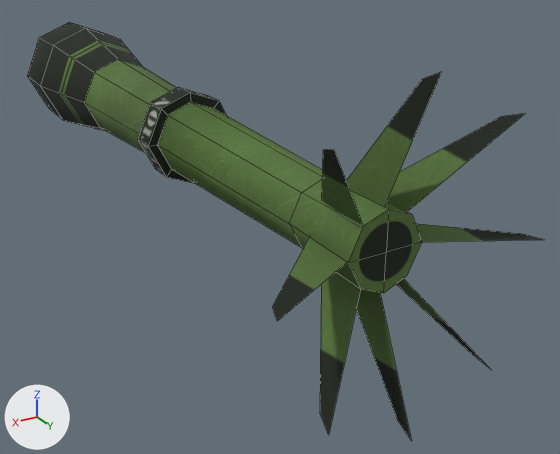
The FBX model Zombie Blaster/Assets/Art/Weapons/Rocket/rocket.fbx: old version first, new version second.
One viewpoint serves both versions: a camera (50 mm lens) standing at (0.076, 0.207, 0.095) and looking at (-0.023, 0.041, 0.012). Every picture has the same lights, and +X, +Y and +Z are marked at lower left. Mesh edges are drawn as thin lines. Where no turn or scale is listed for an object, it has been applied to the vertices.
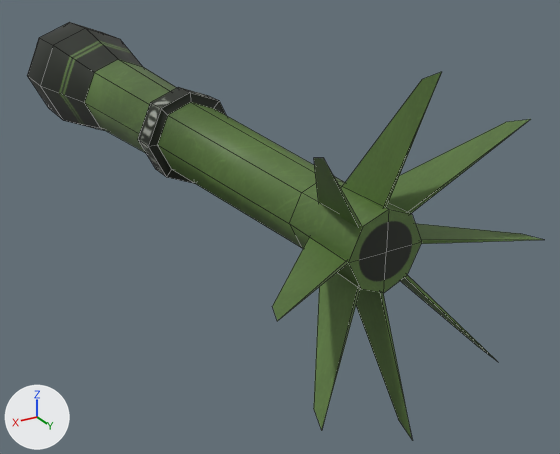
Where the newer file only moved an object's origin or applied its transform, the numbers keep the older frame.

Pixel boxes (x1, y1, x2, y2) of what changed, in the pictures (560 x 454 px; the box of a moved part takes in the faces that stretch with it):
'polySurface12', reshaped: before (27, 22, 543, 440); after (27, 22, 543, 439)
part 1 of me_polysurface12, rebuilt (15% wider): before (320, 272, 360, 435); after (314, 273, 360, 430)
part 2 of me_polysurface12, moved or reshaped: before (28, 23, 525, 368); after (28, 23, 543, 432)
part 3 of me_polysurface12, surface changed (black to green): before (272, 72, 543, 440); after (272, 259, 412, 439)

Patch to the scene script:
```diff
--- a/Zombie Blaster/Assets/Art/Weapons/Rocket/rocket.fbx.py
+++ b/Zombie Blaster/Assets/Art/Weapons/Rocket/rocket.fbx.py
@@ mat_phong1 @@
+mat_phong1 = principled_material('phong1')
+mat_phong1.texture = img_rocketuv_color_green_jpg
+mat_phong1.roughness = 0.553
@@ me_polysurface12 @@
 # used by ob_polysurface12; location = (0.0003, 0.0135, 0.0396)
-me_polysurface12.from_pydata(...)  # 114 vertices, 88 faces; spans x -0.027..0.027, y -0.111..0.111, z -0.032..0.032
-me_polysurface12.materials.append(mat_blinn1)  # picture img_rocketuv_color_green_jpg
+me_polysurface12.from_pydata(...)  # 122 vertices, 104 faces; spans x -0.027..0.027, y -0.111..0.111, z -0.032..0.032
+# me_polysurface12 part 1: the loose piece of 4 vertices spanning x 0.004..0.018, y 0.088..0.111, z -0.024..-0.005 is rebuilt with 5 vertices and now spans x 0.003..0.019, y 0.088..0.111, z -0.022..-0.004, in mat_phong1 (picture img_rocketuv_color_green_jpg)
+# me_polysurface12 part 2
+# 5 vertices are removed from x -0.018..0.018, y 0.088..0.111, z -0.024..0.024
+# 83 faces are deleted
+# 3 vertices move from x -0.017..0.017, y 0.087..0.107, z 0.005..0.022 to x -0.018..0.019, y 0.087..0.107, z 0.005..0.021
+# 12 vertices are added at x -0.019..0.02, y 0.088..0.111, z -0.022..0.023
+# 97 new faces join them
+# me_polysurface12 part 3: 4 kept faces spanning x -0.027..0.027, y 0.087..0.111, z -0.032..0.032 get new texture (UV) coordinates
+me_polysurface12.materials.append(mat_phong1)  # picture img_rocketuv_color_green_jpg
```
